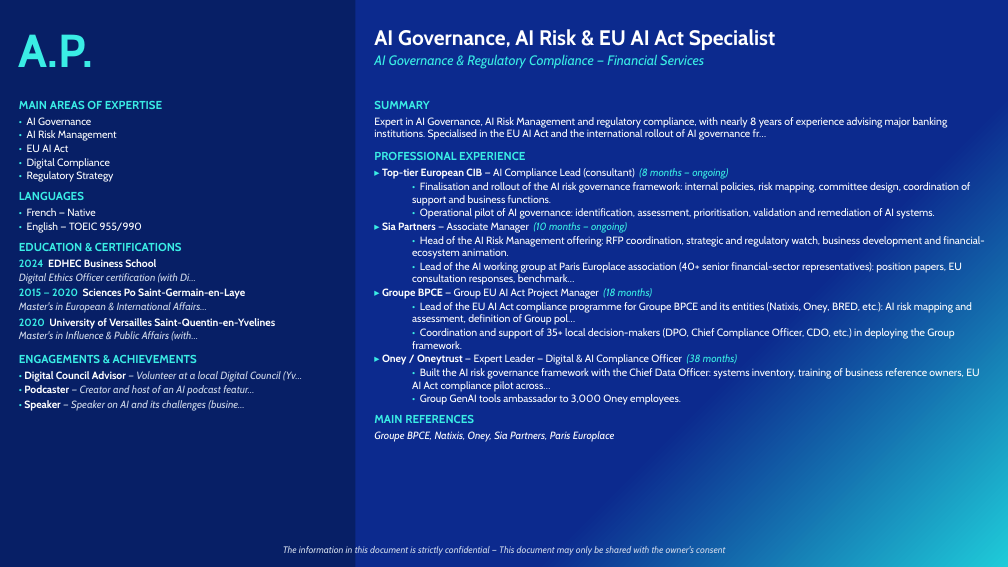
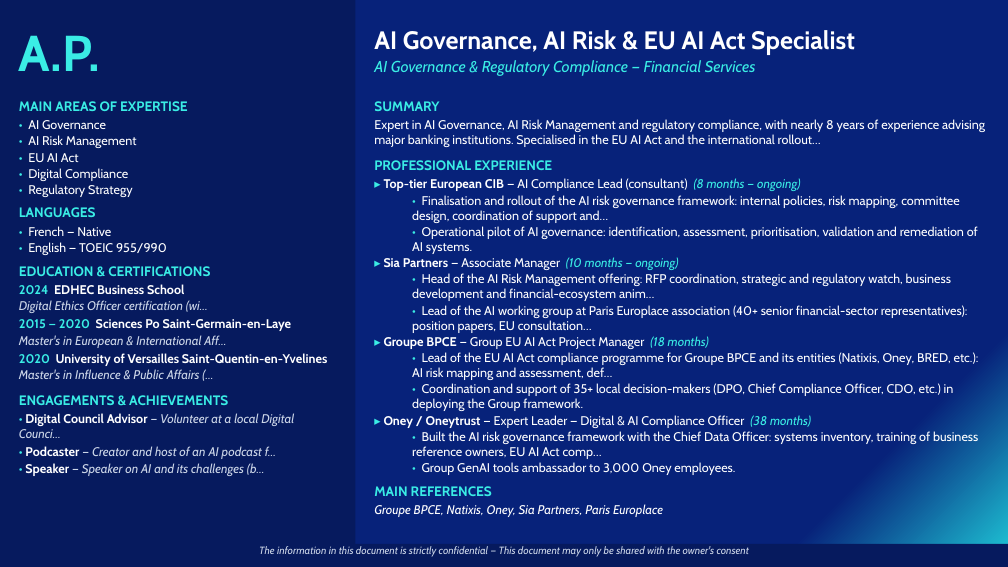
Before and after one commit to insidebankingfrance-rgb/G-n-rateur-de-CV, a slide deck: slide 2 of outputs/A.P._ai_governance.pptx. Drawn at 1008x567 pixels with LibreOffice and Linux fonts; fonts in the diff are those of the drawing. Boxes give left, top, right and bottom in pixels: in the first picture for what was removed or moved away, otherwise in the second. Text is boxed around its words. In the diff, an @@ line names an element or a change of style, - is before the commit and + after.

```diff
--- a/outputs/A.P._ai_governance.pptx
+++ b/outputs/A.P._ai_governance.pptx
@@ rectangle at bbox=[0, 0, 1008, 567]: fill gradient #0C2A8E to #1FCBD9 to gradient #07227A to #1FCBD9 @@
@@ rectangle at bbox=[0, 0, 355, 567]: fill #071F66 to #061A5E @@
@@ text "A.P." at bbox=[19, 35, 100, 71]: size 44 to 48 pt @@
@@ text "AI Governance, AI Risk & ..." at bbox=[374, 30, 855, 76]: size 20 to 24 pt in "AI Governance, AI Risk & EU AI ..."; size 13 to 15 pt in "AI Governance & Regulatory Compliance — Financial ..." @@
@@ text at bbox=[19, 101, 327, 405]: size 11 to 13 pt in "MAIN AREAS OF EXPERTISE", "LANGUAGES", "EDUCATION & CERTIFICATIONS", "ENGAGEMENTS & ACHIEVEMENTS"; size 10 to 12 pt in "• AI Governance", "• AI Risk Management", "• EU AI Act", "• Digital Compliance" and 6 more places @@
@@ text at bbox=[374, 119, 985, 147]: text changed; size 10 to 12 pt @@
-Expert in AI Governance, AI Risk Management and regulatory compliance, with nearly 8 years of experience advising major banking institutions. Specialised in the EU AI Act and the international rollout of AI governance fr…
+Expert in AI Governance, AI Risk Management and regulatory compliance, with nearly 8 years of experience advising major banking institutions. Specialised in the EU AI Act and the international rollout…
@@ text at bbox=[374, 101, 978, 517]: size 11 to 13 pt in "SUMMARY", "PROFESSIONAL EXPERIENCE", "MAIN REFERENCES"; size 10 to 12 pt in "▸ Top-tier European CIB — AI Compliance ...", "• Operational pilot of AI governance: identification, ...", "▸ Sia Partners — Associate Manager (10 ...", "▸ Groupe BPCE — Group EU AI ..." and 4 more places @@
@@ text at bbox=[412, 195, 960, 223]: text changed; size 10 to 12 pt @@
-  • Finalisation and rollout of the AI risk governance framework: internal policies, risk mapping, committee design, coordination of support and business functions.
+  • Finalisation and rollout of the AI risk governance framework: internal policies, risk mapping, committee design, coordination of support and…
@@ text at bbox=[412, 273, 968, 333]: text changed; size 10 to 12 pt @@
-  • Head of the AI Risk Management offering: RFP coordination, strategic and regulatory watch, business development and financial-ecosystem animation.
-  • Lead of the AI working group at Paris Europlace association (40+ senior financial-sector representatives): position papers, EU consultation responses, benchmark…
+  • Head of the AI Risk Management offering: RFP coordination, strategic and regulatory watch, business development and financial-ecosystem anim…
+  • Lead of the AI working group at Paris Europlace association (40+ senior financial-sector representatives): position papers, EU consultation…
@@ text at bbox=[19, 300, 208, 313]: text changed; size 10 to 12 pt @@
-Digital Ethics Officer certification (with Di…
+Digital Ethics Officer certification (wi…
@@ text at bbox=[19, 335, 226, 348]: text changed; size 10 to 12 pt @@
-Master's in European & International Affairs…
+Master's in European & International Aff…
@@ text at bbox=[412, 352, 979, 380]: text changed; size 10 to 12 pt @@
-  • Lead of the EU AI Act compliance programme for Groupe BPCE and its entities (Natixis, Oney, BRED, etc.): AI risk mapping and assessment, definition of Group pol…
+  • Lead of the EU AI Act compliance programme for Groupe BPCE and its entities (Natixis, Oney, BRED, etc.): AI risk mapping and assessment, def…
@@ text at bbox=[19, 369, 200, 379]: text changed; size 10 to 12 pt @@
-Master's in Influence & Public Affairs (with…
+Master's in Influence & Public Affairs (…
@@ text at bbox=[19, 413, 294, 476]: text changed; size 10 to 12 pt @@
-• Digital Council Advisor — Volunteer at a local Digital Council (Yv…
-• Podcaster — Creator and host of an AI podcast featur…
-• Speaker — Speaker on AI and its challenges (busine…
+• Digital Council Advisor — Volunteer at a local Digital Counci…
+• Podcaster — Creator and host of an AI podcast f…
+• Speaker — Speaker on AI and its challenges (b…
@@ text at bbox=[412, 431, 978, 459]: text changed; size 10 to 12 pt @@
-  • Built the AI risk governance framework with the Chief Data Officer: systems inventory, training of business reference owners, EU AI Act compliance pilot across…
+  • Built the AI risk governance framework with the Chief Data Officer: systems inventory, training of business reference owners, EU AI Act comp…
@@ rectangle added at bbox=[0, 544, 1008, 567], fill #061A5E @@
@@ text "The information in this document ..." at bbox=[259, 546, 749, 557]: size 9 to 10 pt @@
```
Also in this commit, not shown: 1 other slide changed, 4 other files.
